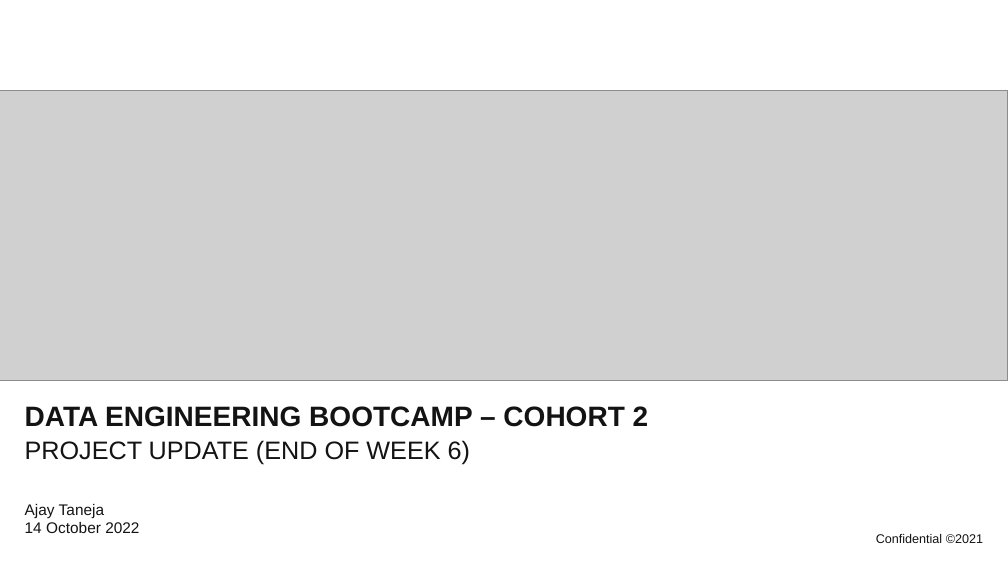
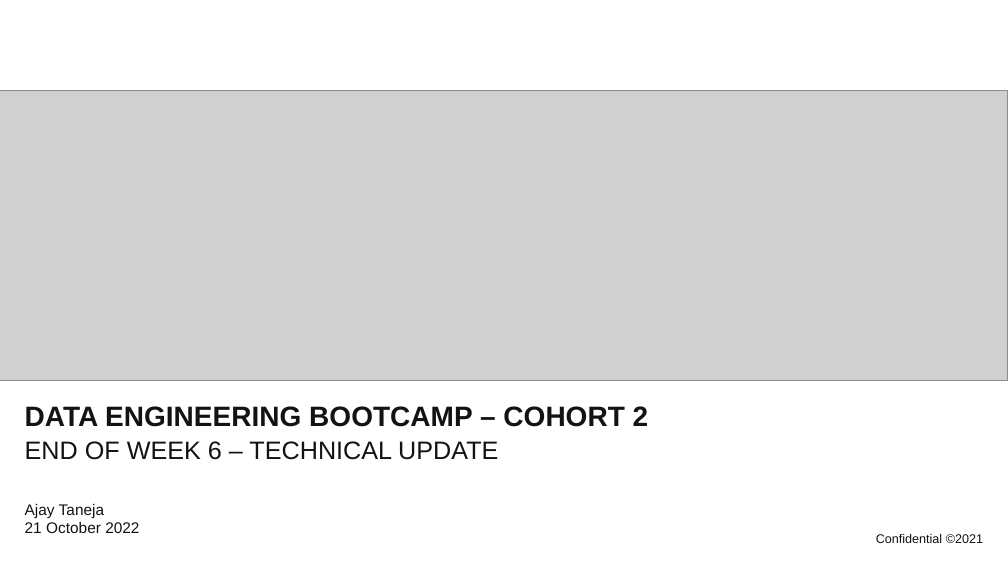
Before and after one commit to atanejajlr/week_5_v3, a slide deck: slide 1 of presentation/project_presentation.pptx. Drawn at 1008x567 pixels with LibreOffice and Linux fonts; fonts in the diff are those of the drawing; grey boxes stand for pictures; background and template pictures are left out. Boxes give left, top, right and bottom in pixels: in the first picture for what was removed or moved away, otherwise in the second. Text is boxed around its words. In the diff, an @@ line names an element or a change of style, - is before the commit and + after.

```diff
--- a/presentation/project_presentation.pptx
+++ b/presentation/project_presentation.pptx
@@ subtitle at (x1=25, y1=441, x2=498, y2=460): text changed @@
-PROJECT UPDATE (END OF WEEK 6)
+END OF WEEK 6 – TECHNICAL UPDATE
@@ text at (x1=25, y1=504, x2=139, y2=533): text changed @@
-Ajay Taneja
-14 October 2022
+Ajay Taneja
+21 October 2022
```
Also in this commit, not shown: 8 slides added, 12 slides removed, 6 other files.
